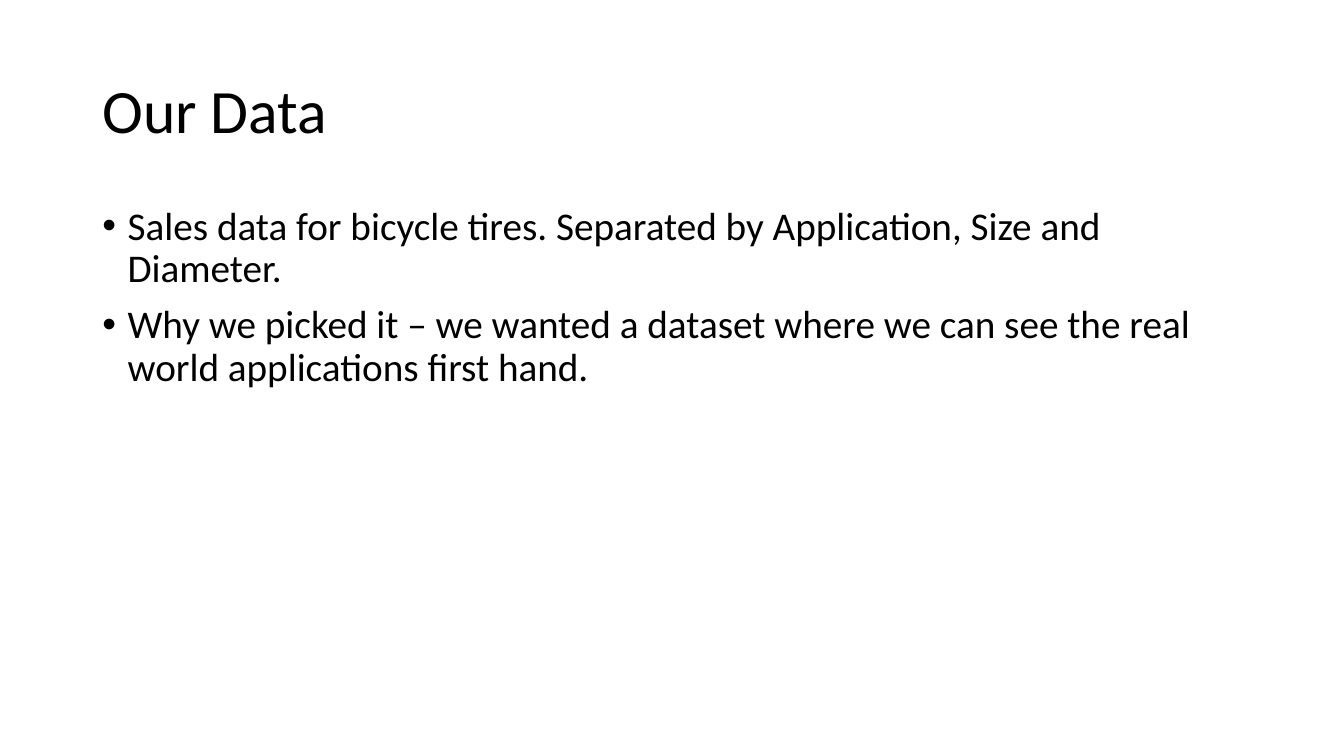
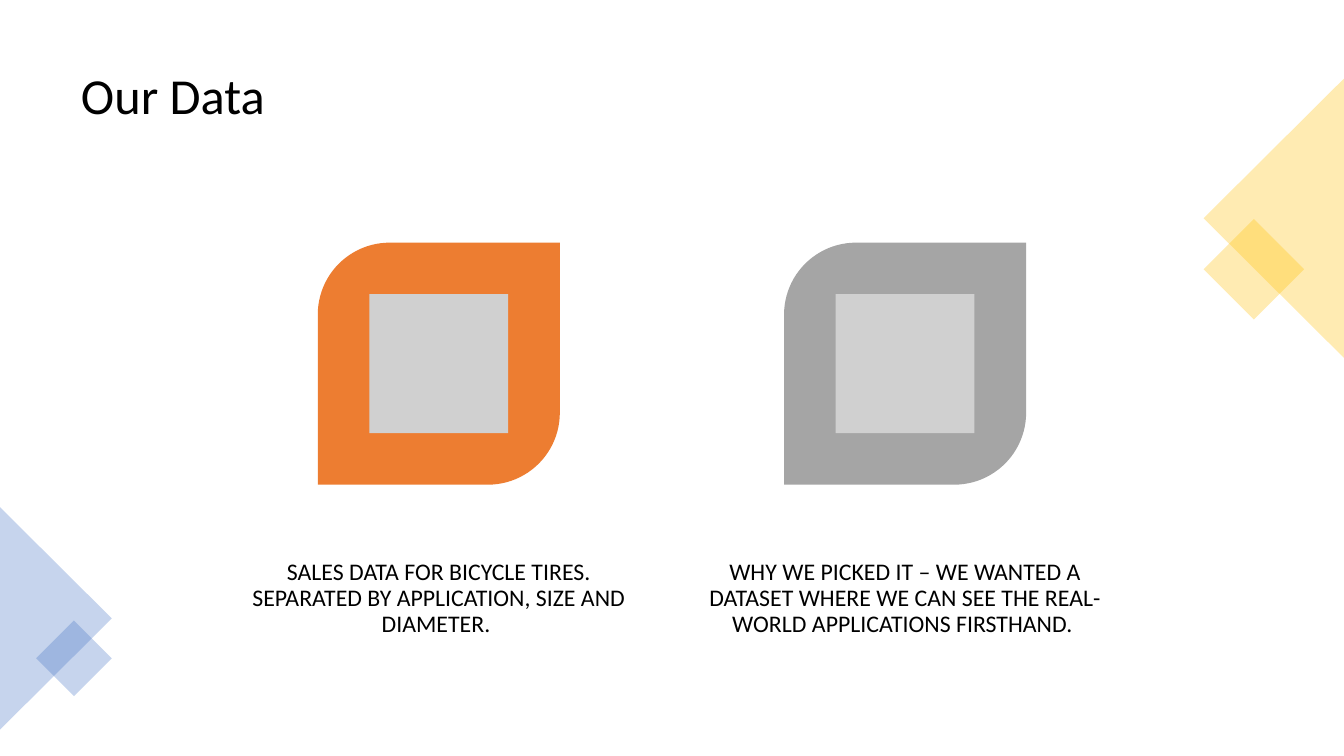
Before and after one commit to 2Delta/GT-Coding-Boot-Camp_Project-1, a slide deck: slide 2 of Project_power_point.pptx. Drawn at 1344x756 pixels with LibreOffice and Linux fonts; fonts in the diff are those of the drawing; grey boxes stand for pictures. Boxes give left, top, right and bottom in pixels: in the first picture for what was removed or moved away, otherwise in the second. Text is boxed around its words. In the diff, an @@ line names an element or a change of style, - is before the commit and + after.

```diff
--- a/Project_power_point.pptx
+++ b/Project_power_point.pptx
@@ title "Our Data": place and size @@
-title "Our Data" at (102, 93, 327, 134)
+title "Our Data" at (81, 81, 265, 115)
@@ title "Our Data" at (81, 81, 265, 115): size 44 to 36 pt @@
@@ triangle added at (1204, 79, 1344, 358), fill #FFC000 at 30% opacity @@
@@ text removed at (128, 212, 1189, 388) @@
-• Sales data for bicycle tires. Separated by Application, Size and Diameter.
-• Why we picked it – we wanted a dataset where we can see the real world applications first hand.
@@ rectangle added at (1204, 219, 1305, 320), fill #FFC000 at 30% opacity @@
@@ triangle added at (0, 507, 112, 730), fill #4472C4 at 30% opacity @@
@@ group added at (252, 243, 1100, 632): 2 round diag rects, 2 pictures, 2 texts @@
+SALES DATA FOR BICYCLE TIRES. SEPARATED BY APPLICATION, SIZE AND DIAMETER.
+WHY WE PICKED IT – WE WANTED A DATASET WHERE WE CAN SEE THE REAL-WORLD APPLICATIONS FIRSTHAND.
@@ rectangle added at (36, 620, 112, 696), fill #4472C4 at 30% opacity @@
```
Also in this commit, not shown: 6 other slides changed, 4 slides added, 3 slides removed, 1 other file.
